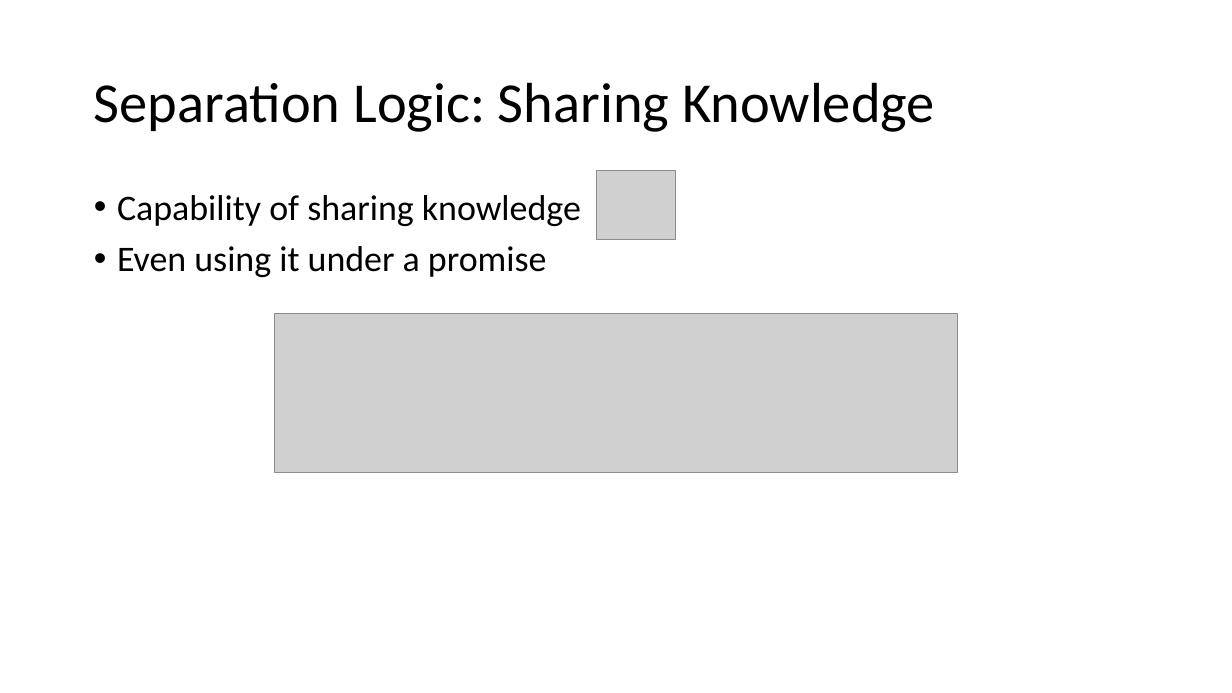
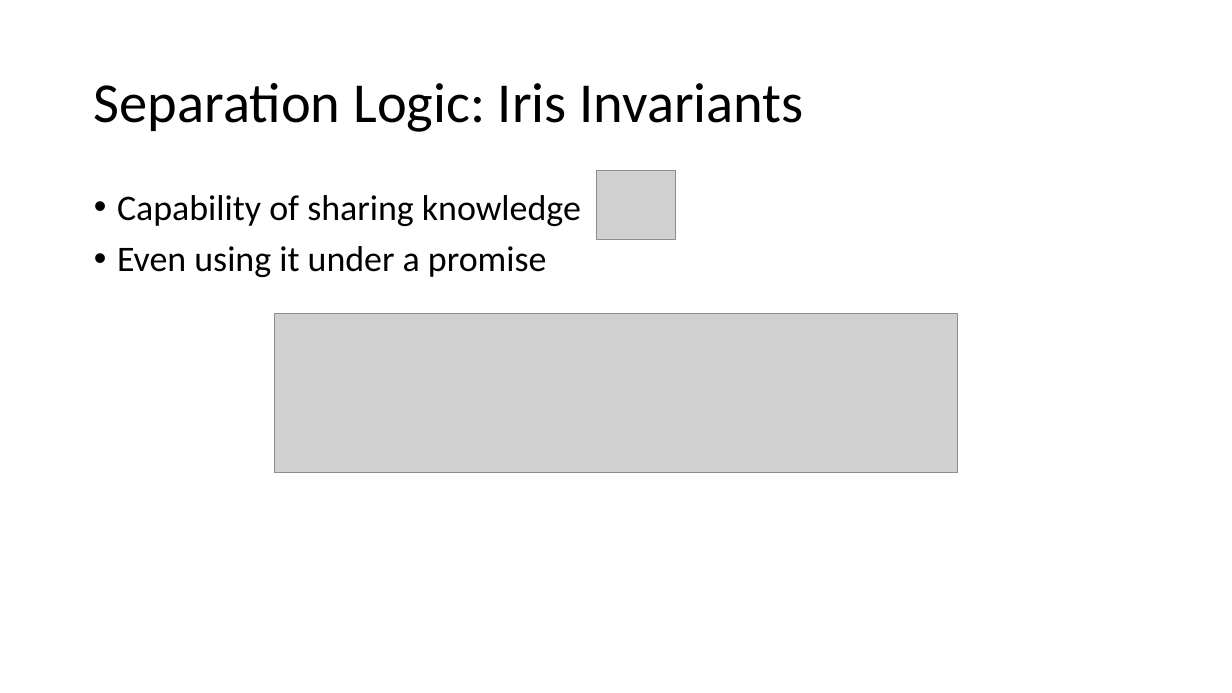
Before and after one commit to Contingent-Systems/modal_abstractions_presentations, a slide deck: slide 9 of thesis_proposal/proposal.pptx. Drawn at 1232x693 pixels with LibreOffice and Linux fonts; fonts in the diff are those of the drawing; grey boxes stand for pictures. Boxes give left, top, right and bottom in pixels: in the first picture for what was removed or moved away, otherwise in the second. Text is boxed around its words. In the diff, an @@ line names an element or a change of style, - is before the commit and + after.

```diff
--- a/thesis_proposal/proposal.pptx
+++ b/thesis_proposal/proposal.pptx
@@ title at (x1=94, y1=83, x2=804, y2=132): text changed @@
-Separation Logic: Sharing Knowledge
+Separation Logic: Iris Invariants
```
Also in this commit, not shown: 9 other slides changed, 1 slide added.
